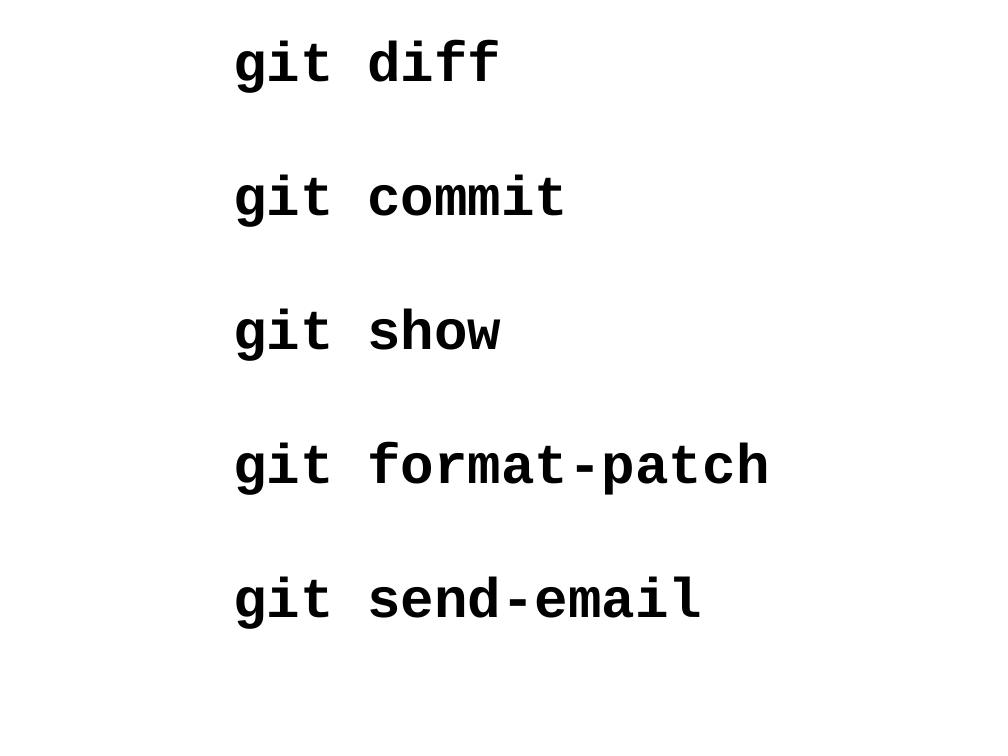
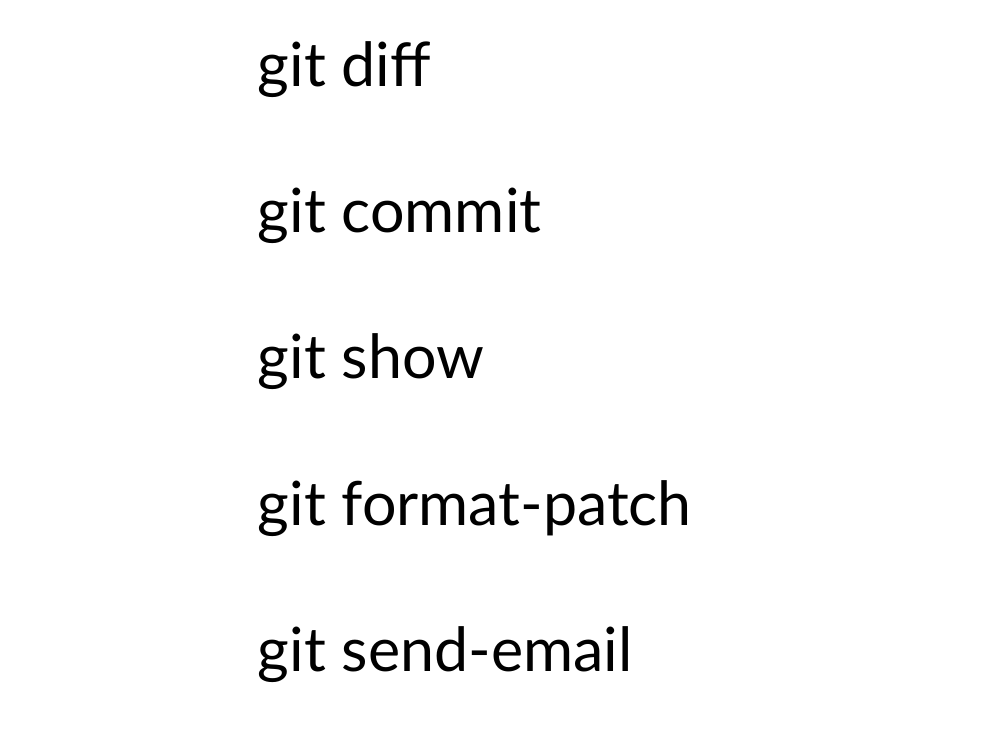
Before and after one commit to gregkh/kernel-tutorial, a slide deck: slide 10 of kernel_patch_tutorial.odp (slide 14 before the commit). Drawn at 1008x756 pixels with LibreOffice and Linux fonts; fonts in the diff are those of the drawing. Boxes give left, top, right and bottom in pixels: in the first picture for what was removed or moved away, otherwise in the second. Text is boxed around its words. In the diff, an @@ line names an element or a change of style, - is before the commit and + after.

```diff
--- a/kernel_patch_tutorial.odp
+++ b/kernel_patch_tutorial.odp
@@ text "git diff": place and size @@
-text "git diff" at [233, 41, 769, 629]
+text "git diff" at [258, 41, 692, 682]
@@ text "git diff" at [258, 41, 692, 682]: size 44 to 48 pt, font Courier New to Lato, bold off @@
```
Also in this commit, not shown: 13 other slides changed, 1 slide added, 2 slides removed, 2 other files.
